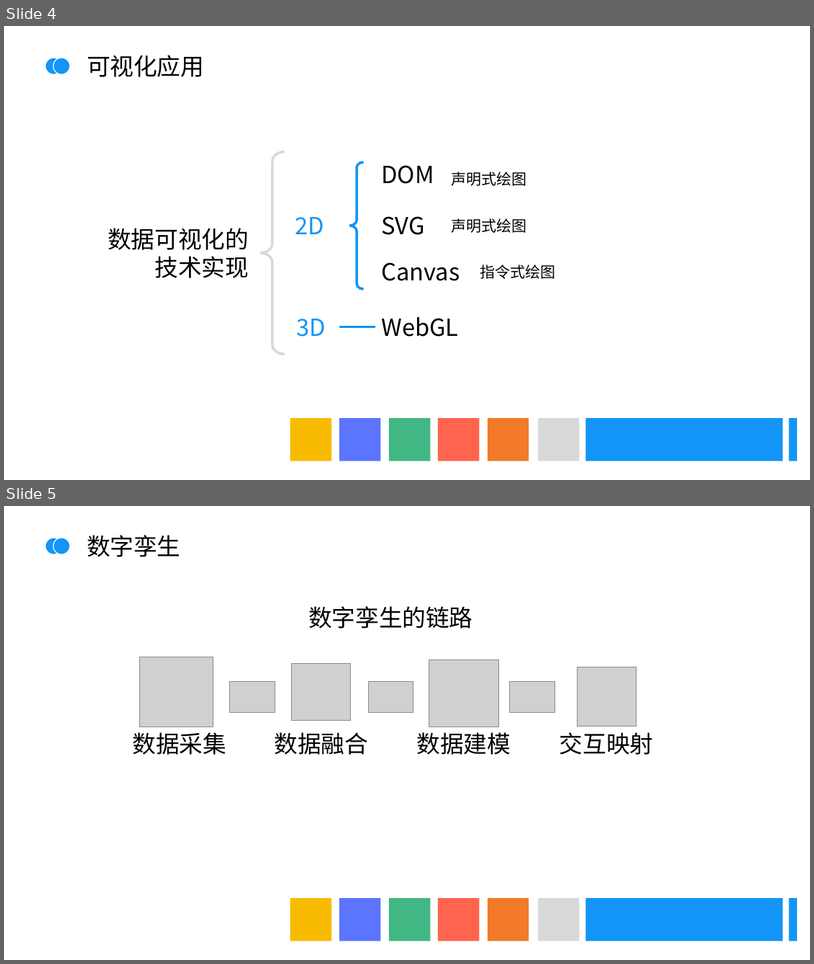
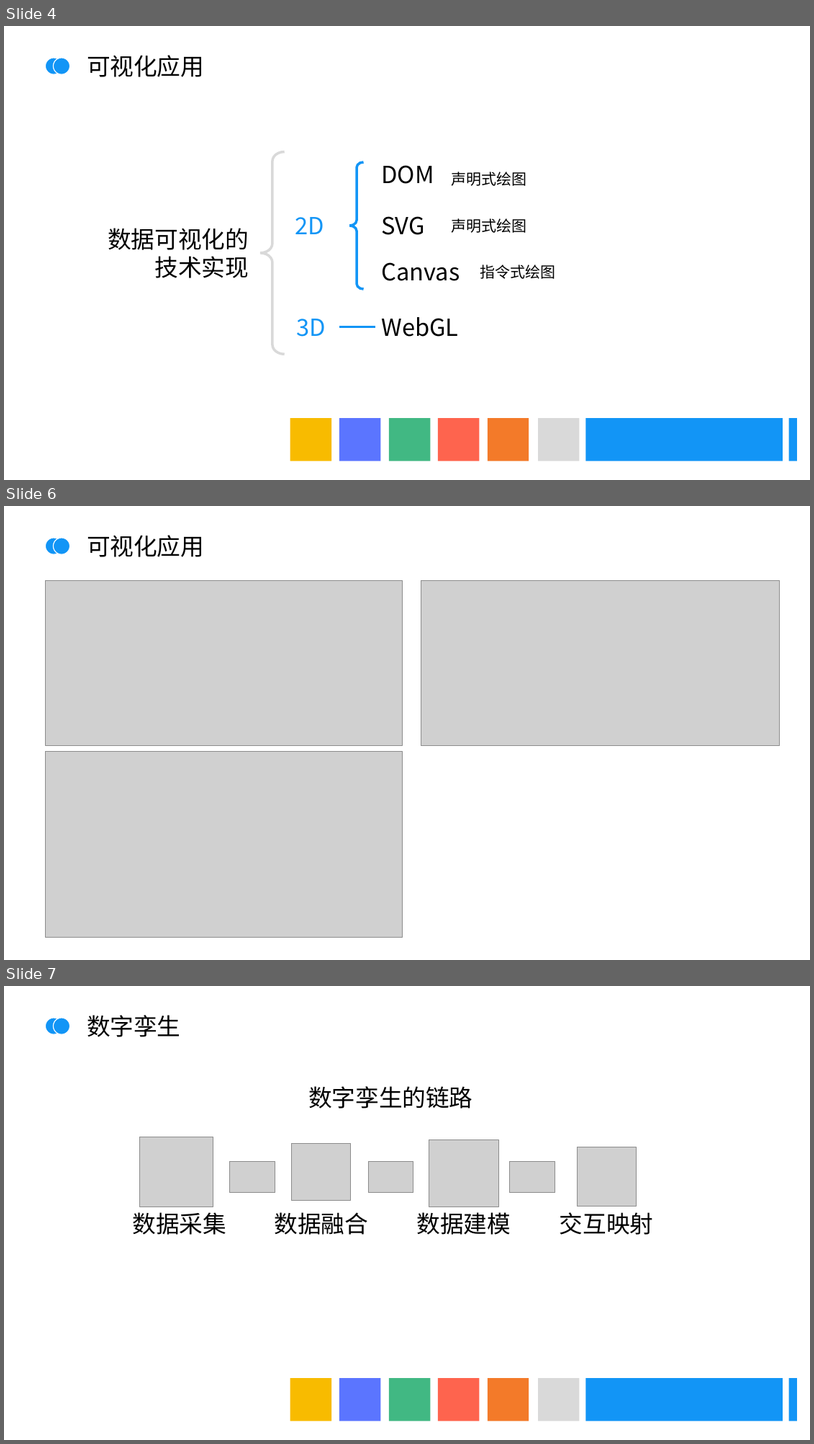
Before and after one commit to DawnLck/FrontendDiscipline, a slide deck: docs/Reports/DataVisualize/前端可视化小报告PPT.pptx. Shown one above the other, each under a label of ours: slides 4 and 5 before the commit, slides 4, 6 and 7 after it; the slides between them are not shown. The pictures are 814x964 and 814x1444 pixels, drawn with LibreOffice and Linux fonts; fonts in the diff are those of the drawing; grey boxes stand for pictures. Boxes give left, top, right and bottom in pixels: in the first picture for what was removed or moved away, otherwise in the second. Text is boxed around its words. In the diff, an @@ line names an element or a change of style, - is before the commit and + after.

Commit message:
📖 doc: 更新数据可视化相关报告的内容

```diff
--- a/docs/Reports/DataVisualize/前端可视化小报告PPT.pptx
+++ b/docs/Reports/DataVisualize/前端可视化小报告PPT.pptx
@@ slide 6 added at (4, 506, 810, 960), background #FFFFFF @@
@@ ellipse added at (45, 538, 62, 554), fill #1295F6, outline #FFFFFF 1 pt @@
@@ ellipse added at (53, 538, 70, 554), fill #1295F6, outline #FFFFFF 1 pt @@
@@ text added at (87, 535, 204, 557), 28 pt, text #000000 @@
+可视化应用
@@ picture added at (45, 580, 403, 746) @@
@@ picture added at (422, 580, 780, 745) @@
@@ picture added at (45, 751, 403, 937) @@
@@ what was slide 5 is now slide 7 @@
```
Also in this commit, not shown: 1 other slide added, 19 other files.
